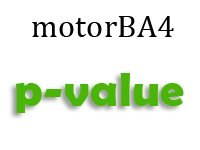
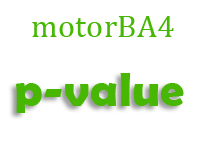
The second 200x150 image is a revision of the first. Changes to its layers:
painted on "title" over (x1=32, y1=16, x2=174, y2=37)
